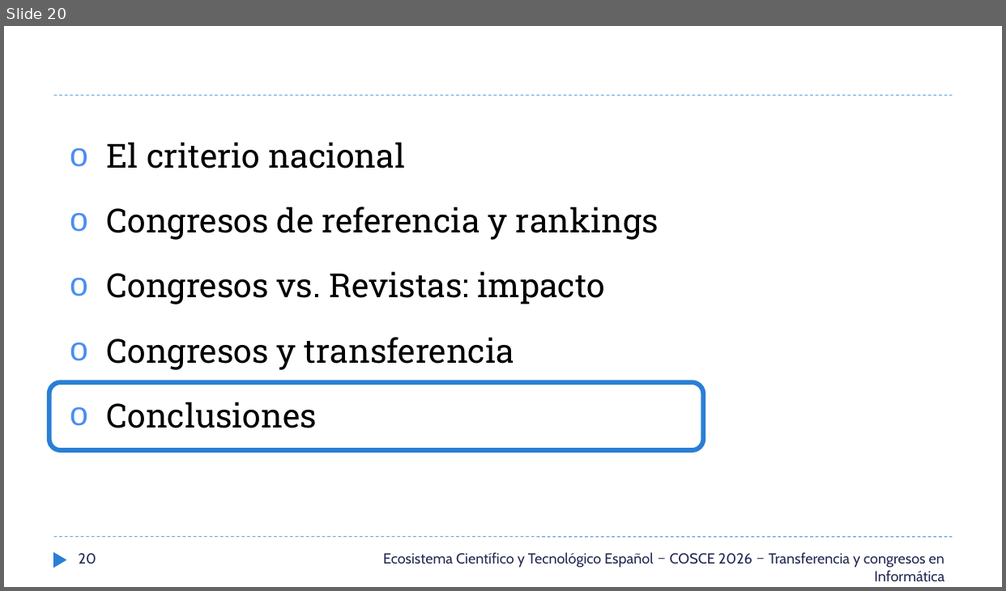
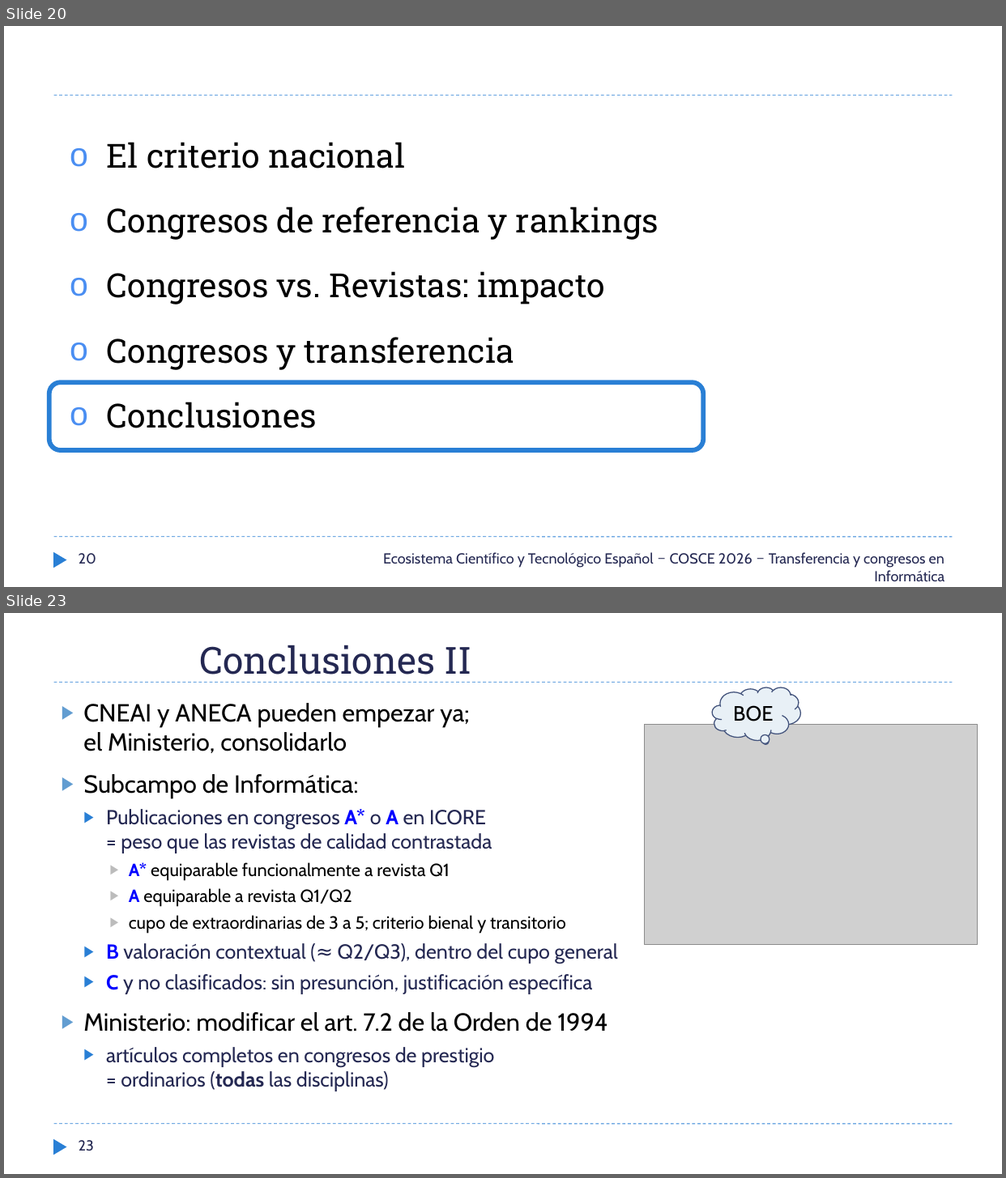
Before and after one commit to AVallecillo/InformeBibliometrico2026, a slide deck: docs/SCIE_JornadaSociedadesCOSCE_24-sept-2026_v05.pptx. Shown one above the other, each under a label of ours: slide 20 before the commit, slides 20 and 23 after it; the slides between them are not shown. The pictures are 1006x591 and 1006x1178 pixels, drawn with LibreOffice and Linux fonts; fonts in the diff are those of the drawing; grey boxes stand for pictures. Boxes give left, top, right and bottom in pixels: in the first picture for what was removed or moved away, otherwise in the second. Text is boxed around its words. In the diff, an @@ line names an element or a change of style, - is before the commit and + after.

```diff
--- a/docs/SCIE_JornadaSociedadesCOSCE_24-sept-2026_v05.pptx
+++ b/docs/SCIE_JornadaSociedadesCOSCE_24-sept-2026_v05.pptx
@@ slide 23 added at (4, 613, 1002, 1174), background #FFFFFF; not listed: 3 template elements that a slide beside it also shows @@
@@ title added at (199, 645, 472, 683), 36 pt, text #242852 @@
+Conclusiones II
@@ text added at (83, 703, 618, 1092), 19.6 pt, text #242852 @@
+▶ CNEAI y ANECA pueden empezar ya;
+  el Ministerio, consolidarlo
+▶ Subcampo de Informática:
+  ▶ Publicaciones en congresos A* o A en ICORE
+    = peso que las revistas de calidad contrastada
+    ▶ A* equiparable funcionalmente a revista Q1
+    ▶ A equiparable a revista Q1/Q2
+    ▶ cupo de extraordinarias de 3 a 5; criterio bienal y transitorio
+  ▶ B valoración contextual (≈ Q2/Q3), dentro del cupo general
+  ▶ C y no clasificados: sin presunción, justificación específica
+▶ Ministerio: modificar el art. 7.2 de la Orden de 1994
+  ▶ artículos completos en congresos de prestigio
+    = ordinarios (todas las disciplinas)
@@ thought cloud added at (712, 687, 800, 740), fill #E8F0F6, outline #42527B 1 pt, 20 pt, text #000000 @@
+BOE
@@ picture added at (645, 725, 978, 944) @@
@@ page number added at (79, 1140, 94, 1152), 14 pt, text #242852 @@
+23
```
Also in this commit, not shown: 17 slides changed, 1 other slide added, 1 slide removed, 3 other files.
